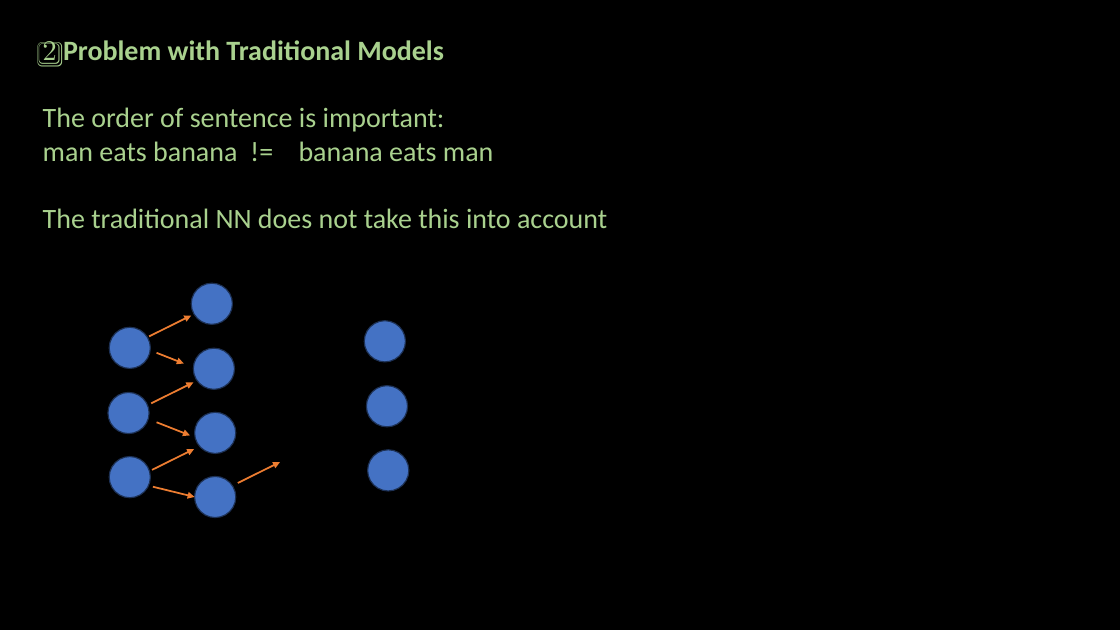
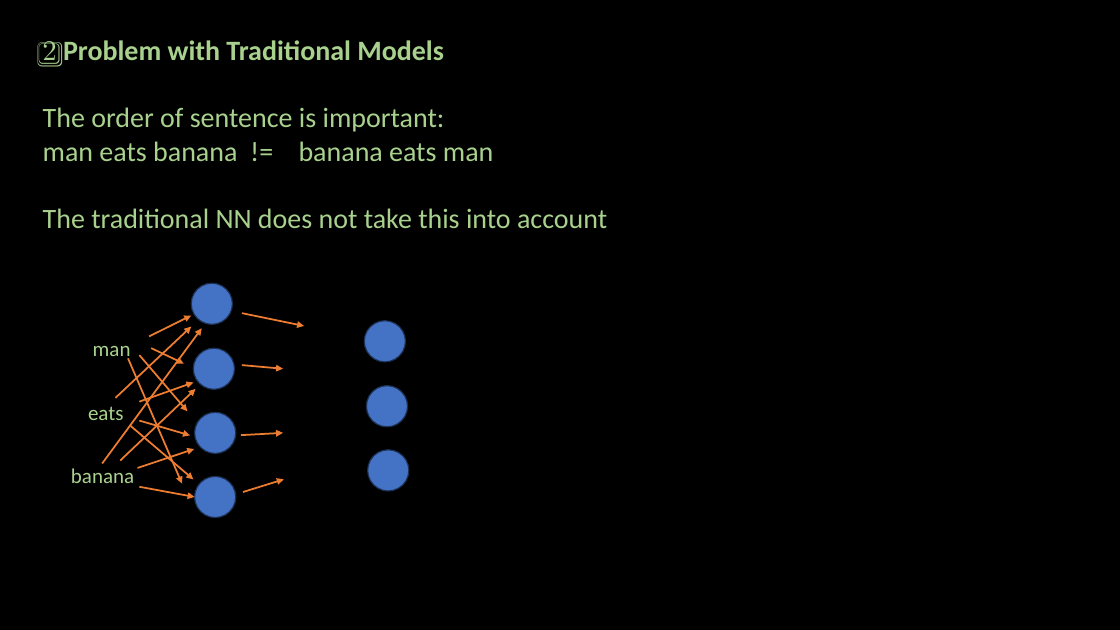
Before and after one commit to ash322ash422/youtube, a slide deck: slide 8 of deep_learning/3_RNN_NLP/1_RNN_intuition/2_RNN_1_intuiton.pptx. Drawn at 1120x630 pixels with LibreOffice and Linux fonts; fonts in the diff are those of the drawing; background and template pictures are left out. Boxes give left, top, right and bottom in pixels: in the first picture for what was removed or moved away, otherwise in the second. Text is boxed around its words. In the diff, an @@ line names an element or a change of style, - is before the commit and + after.

```diff
--- a/deep_learning/3_RNN_NLP/1_RNN_intuition/2_RNN_1_intuiton.pptx
+++ b/deep_learning/3_RNN_NLP/1_RNN_intuition/2_RNN_1_intuiton.pptx
@@ arrow added from (103, 464) to (202, 329), #ED7D31 1.5 pt @@
@@ ellipse removed at [109, 328, 150, 369] @@
@@ arrow added from (115, 398) to (192, 327), #ED7D31 1.5 pt @@
@@ arrow added from (242, 313) to (304, 326), #ED7D31 1.5 pt @@
@@ text added at [93, 346, 131, 362], 18 pt, text #A9D18E @@
+man
@@ arrow added from (128, 359) to (182, 484), #ED7D31 1.5 pt @@
@@ arrow added from (139, 355) to (187, 412), #ED7D31 1.5 pt @@
@@ arrow moved from (156, 353) - (184, 364) to (151, 348) - (184, 364) @@
@@ arrow added from (120, 460) to (196, 389), #ED7D31 1.5 pt @@
@@ arrow moved from (151, 403) - (193, 382) to (139, 402) - (193, 382) @@
@@ arrow added from (242, 365) to (283, 369), #ED7D31 1.5 pt @@
@@ text added at [88, 406, 124, 420], 18 pt, text #A9D18E @@
+eats
@@ ellipse removed at [108, 392, 149, 434] @@
@@ arrow added from (129, 425) to (193, 480), #ED7D31 1.5 pt @@
@@ arrow moved from (156, 423) - (190, 435) to (139, 421) - (190, 435) @@
@@ arrow added from (241, 435) to (283, 433), #ED7D31 1.5 pt @@
@@ text added at [71, 468, 134, 483], 18 pt, text #A9D18E @@
+banana
@@ ellipse removed at [109, 456, 150, 497] @@
@@ arrow moved from (152, 470) - (194, 450) to (138, 468) - (194, 450) @@
@@ arrow moved from (153, 486) - (195, 497) to (139, 487) - (195, 497) @@
@@ arrow moved from (238, 483) - (280, 462) to (243, 492) - (284, 480) @@
```
Also in this commit, not shown: 1 other slide changed, 2 slides added, 7 other files.
